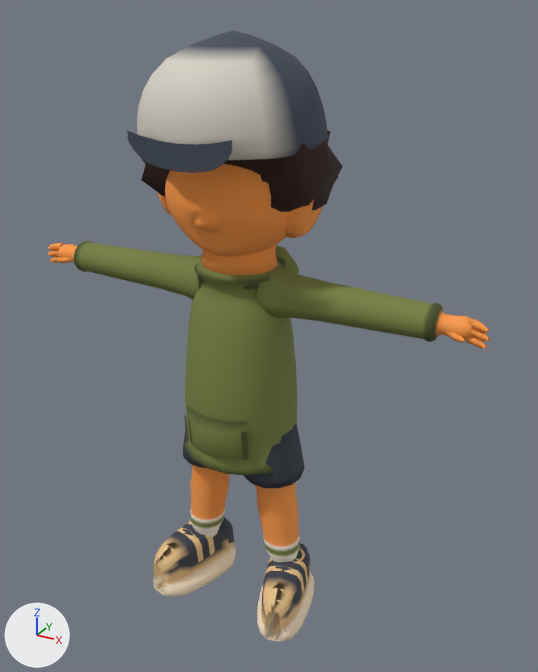
Two versions of the glTF model public/v2/models/kid_chip.glb, one commit apart.
Rendered twice from a 50 mm camera at (2.37, -3.92, 4.12) aimed at (0.23, -0.01, 2.17). Lighting does not change. The marker at lower left points along +X, +Y and +Z. The older version comes first. Objects named as collision shapes, trigger or cutter boxes, shadow casters or lower levels of detail are left out. Vertices at exactly the same position are counted once.

In view in the first picture: 'kid_chip_LOD0'.
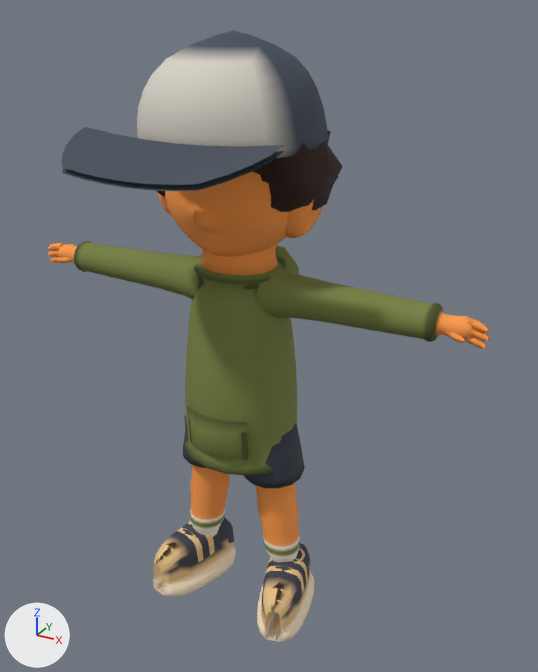
Boxes [x1, y1, x2, y2] around the edits, measured in the pictures (538 x 672 px; the box of a moved part takes in the faces that stretch with it):
part 1 of me_kid_chip_lod0_mesh_001, moved or reshaped
    before: [127, 131, 233, 150]
    after: [62, 127, 284, 185]
part 2 of me_kid_chip_lod0_mesh_001, moved or reshaped
    before: [127, 136, 233, 173]
    after: [63, 151, 284, 191]

Diff of the bpy script that builds the scene:
```diff
--- a/public/v2/models/kid_chip.glb.py
+++ b/public/v2/models/kid_chip.glb.py
@@ me_kid_chip_lod0_mesh_001 @@
 # used by ob_kid_chip_lod0; location = (0.0, 0.0, 0.0)
-me_kid_chip_lod0_mesh_001.from_pydata(...)  # 3606 vertices, 6770 faces; spans x -1.63..1.63, y -0.61..0.61, z 0.01..4.01
+me_kid_chip_lod0_mesh_001.from_pydata(...)  # 3606 vertices, 6770 faces; spans x -1.63..1.63, y -1.05..0.61, z 0.01..4.01
+# me_kid_chip_lod0_mesh_001 part 1: the loose piece of 35 vertices spanning x -0.34..0.34, y -0.61..-0.6, z 3.34..3.51 is scaled about its middle by (1.88, -89, 1), then moved by (0.0, -0.22, 0.0)
+# me_kid_chip_lod0_mesh_001 part 2: the loose piece of 35 vertices spanning x -0.34..0.34, y -0.61..-0.6, z 3.31..3.47 is scaled about its middle by (1.88, -89, 1), then moved by (0.0, -0.22, 0.0)
 me_kid_chip_lod0_mesh_001.materials.append(mat_m_body)
```
